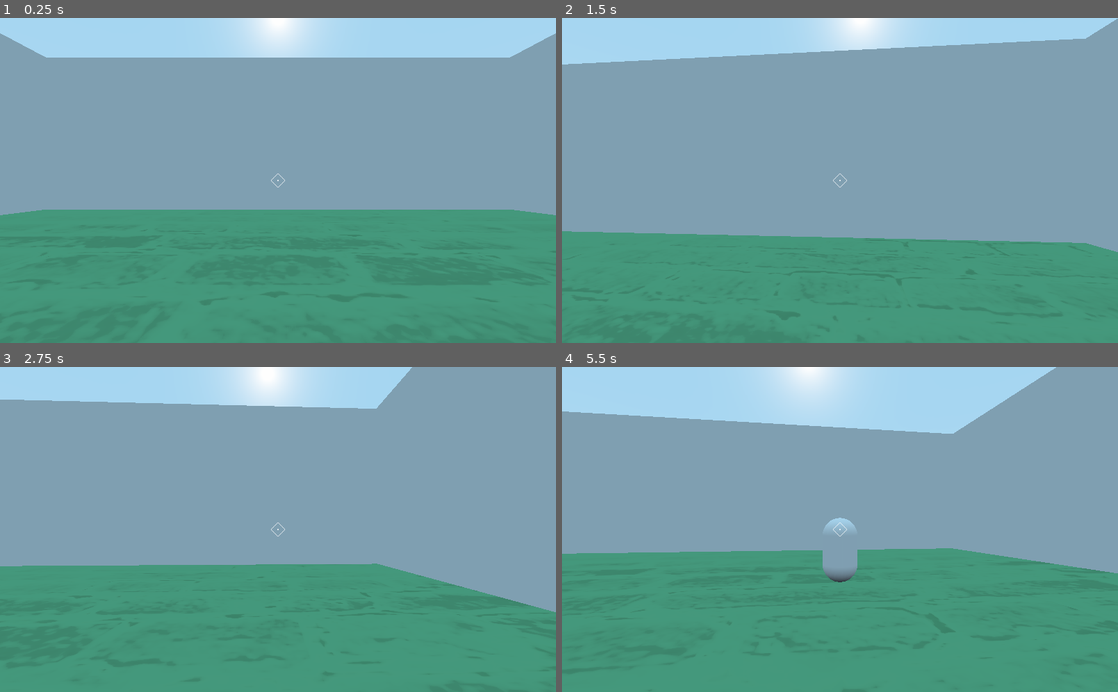
Above: before the commit, frames 1-4 (two rows, left to right).
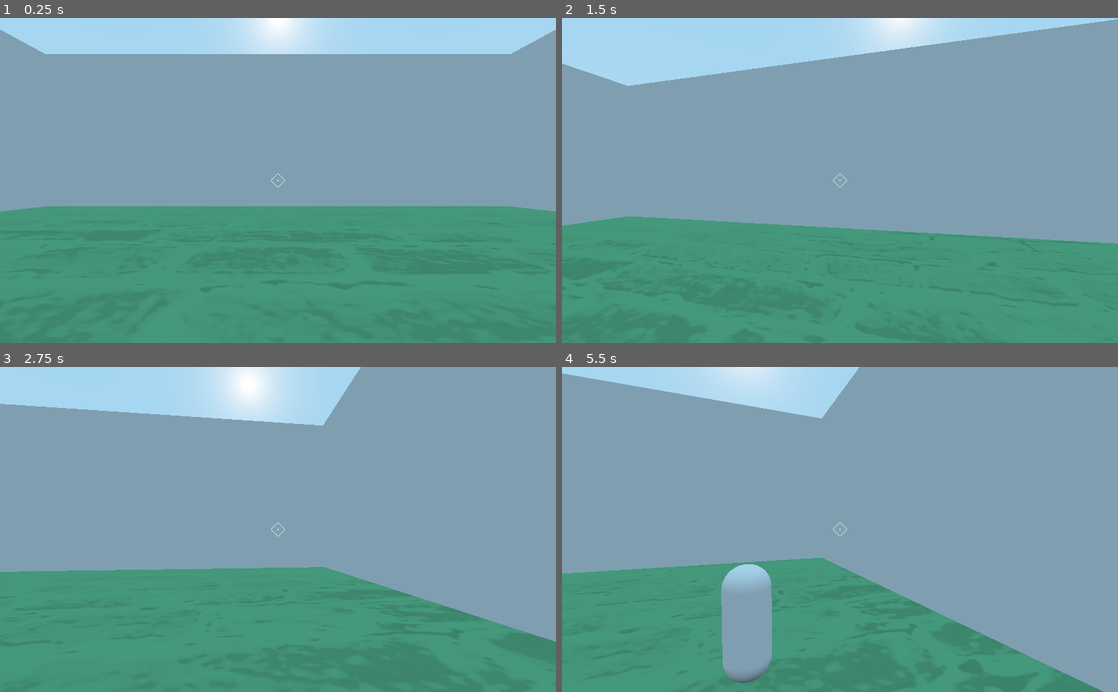
Above: after the commit, the same moments.

Repository: singerbj/godot_game
Game: Godot game, scene res://Scenes/World.tscn
Two runs of this game, one before a commit and one after it. Both use one fixed random seed, a clock stepped at 60 frames per second and the inputs below.
Inputs (mouse positions are in pixels of both pictures, inside the frame that each line leads up to):
- Up to frame 1 (0.25 s): no input
- Up to frame 2 (1.5 s): tap Enter at 0.5 s; move the mouse to (867, 180) at 0.52 s; hold D (move_right) 0.53-1.28 s; hold W (move_foward) 0.53-1.28 s; tap Space (jump) at 0.77, 1.07 s; tap Shift at 0.8, 1.35 s; move the mouse to (812, 180) at 1.27 s; hold S (move_backward) from 1.28 s (still down)
- Up to frame 3 (2.75 s): tap Space (jump) at 1.52, 1.55, 1.82, 2.1 s; move the mouse to (289, 523) at 2.02 s; release S (move_backward) at 2.03 s; hold D (move_right) from 2.03 s (still down); hold W (move_foward) from 2.03 s (still down)
- Up to frame 4 (5.5 s): move the mouse to (834, 536) at 2.77 s; release W (move_foward) at 2.78 s; tap W (move_foward) at 2.85, 4.55 s; tap Space (jump) at 3.02, 3.32, 3.77, 3.8, 4.07, 4.52, 4.82 s; tap Shift at 3.05, 4.35, 5.3 s; move the mouse to (878, 532) at 3.52 s; release D (move_right) at 3.53 s; hold A (move_left) 3.53-5.03 s; tap V (toggle_camera) at 3.6 s; tap Escape (ui_cancel) at 4.15 s; move the mouse to (673, 480) at 4.27 s; move the mouse to (867, 529) at 5.02 s; hold S (move_backward) from 5.03 s (still down); hold W (move_foward) from 5.03 s (still down)

The runs differ from the first frame. In frame 1, 2.1% of the frame differs, in the area x 0-100%, y 3-61%; in frame 2, 7.1%; in frame 3, 7.6%; in frame 4, 27%, in the area x 0-100%, y 0-100%.

Commit message:
cameras now work for first and third person

Diff:
--- a/Player/Camera.gd
+++ b/Player/Camera.gd
@@ -1,18 +1,46 @@
 extends Camera
 
 enum { FIRST_PERSON, THIRD_PERSON }
+enum { RIGHT_SHOULDER, LEFT_SHOULDER }
 var camera_view = FIRST_PERSON
+var shoulder = RIGHT_SHOULDER
+var camera_x_rotation = 0
+
+var yaw = 0.0
+var pitch = 0.0
+var origin : Vector3 = Vector3()
+var dist : float = 4.0
 
 onready var screen_size_x = get_viewport().size.x
 onready var screen_size_y = get_viewport().size.y
+onready var game = get_node("/root/Game")
 onready var crosshair = $Crosshair
-onready var camera = self
+onready var camera_tween = Tween.new()
+
+
+func _ready():
+	camera_tween = Tween.new()
+	add_child(camera_tween)
+
+#func _input(event):
+#	if event is InputEventMouseMotion and !game.menu_opened:
+#		if camera_view == FIRST_PERSON:
+#			var x_delta = event.relative.y * game.mouse_sensitivity
+#			if (camera_x_rotation + x_delta) > -90 and (camera_x_rotation + x_delta) < 90:
+#				camera.rotate_x(deg2rad(-x_delta))
+#				camera_x_rotation += x_delta
+#
+#		if camera_view == THIRD_PERSON:
+
 
 func _process(delta):
 	if Input.is_action_just_pressed("toggle_camera"):
 		toggle_camera_view()
-
-	set_camera_location()
+	if Input.is_action_just_pressed("shoulder_right"):
+		set_shoulder(RIGHT_SHOULDER)
+	if Input.is_action_just_pressed("shoulder_left"):
+		set_shoulder(LEFT_SHOULDER)
+	set_camera_location(delta)
 
 func set_crosshair_location():
 	screen_size_x = get_viewport().size.x
@@ -34,8 +62,22 @@
 	else:
 		camera_view = FIRST_PERSON
 
-func set_camera_location():
+func set_shoulder(new_shoulder):
+	shoulder = new_shoulder
+
+func set_camera_location(delta):
+	var new_camera_location = Vector3(self.transform.origin.x, self.transform.origin.y, self.transform.origin.z)
 	if camera_view == FIRST_PERSON:
-		camera.transform.origin.z = 0
+		new_camera_location.x = 0
+		new_camera_location.y = 0
+		new_camera_location.z = 0
 	elif camera_view == THIRD_PERSON:
-		camera.transform.origin.z = 10
+		if shoulder == RIGHT_SHOULDER:
+			new_camera_location.x = 2
+		elif shoulder == LEFT_SHOULDER:
+			new_camera_location.x = -2
+		new_camera_location.y = 1
+		new_camera_location.z = 5
+	if self.transform.origin != new_camera_location:
+		camera_tween.interpolate_property(self, "translation", self.transform.origin, new_camera_location, 0.1, Tween.TRANS_LINEAR, Tween.EASE_IN_OUT)
+		camera_tween.start()
--- /dev/null
+++ b/Player/Head.gd
@@ -0,0 +1,31 @@
+extends Spatial
+
+var MAX_ROTATION = 1.4
+var rot_x = 0
+var rot_y = 0
+var x_delta
+var y_delta
+
+onready var game = get_node("/root/Game")
+
+func _input(event):
+	if event is InputEventMouseMotion and !game.menu_opened:
+		# reset rotation
+		self.transform.basis = Basis()
+
+		# calculate deltas
+		x_delta = event.relative.y * game.mouse_sensitivity
+		y_delta = event.relative.x * game.mouse_sensitivity
+
+		# first rotate in Y
+		rot_x += y_delta
+		rotate_object_local(Vector3(0, -1, 0), rot_x)
+
+		# then rotate in X
+		if (rot_y + x_delta) < -MAX_ROTATION:
+			rot_y = -MAX_ROTATION
+		elif (rot_y + x_delta) > MAX_ROTATION:
+			rot_y = MAX_ROTATION
+		else:
+			rot_y += x_delta
+		rotate_object_local(Vector3(-1, 0, 0), rot_y)
--- a/Player/Player.gd
+++ b/Player/Player.gd
@@ -4,39 +4,26 @@
 export var acceleration = 5
 export var gravity = 0.98
 export var jump_power = 40
-export var mouse_sensitivity = 0.1
 
 onready var game = get_node("/root/Game")
 onready var head = $Head
 onready var camera = $Head/Camera
 
 var velocity = Vector3()
-var camera_x_rotation = 0
-
-#func _ready():
-
-func _input(event):
-	if event is InputEventMouseMotion:
-		if !game.menu_opened:
-			head.rotate_y(deg2rad(-event.relative.x * mouse_sensitivity))
-
-			var x_delta = event.relative.y * mouse_sensitivity
-			if (camera_x_rotation + x_delta) > -90 and (camera_x_rotation + x_delta) < 90:
-				camera.rotate_x(deg2rad(-x_delta))
-				camera_x_rotation += x_delta
 
 func _physics_process(delta):
 	var head_basis = head.get_global_transform().basis
 
 	var direction = Vector3()
-	if Input.is_action_pressed("move_foward"):
-		direction -= head_basis.z
-	if Input.is_action_pressed("move_backward"):
-		direction += head_basis.z
-	if Input.is_action_pressed("move_left"):
-		direction -= head_basis.x
-	if Input.is_action_pressed("move_right"):
-		direction += head_basis.x
+	if !game.menu_opened:
+		if Input.is_action_pressed("move_foward"):
+			direction -= head_basis.z
+		if Input.is_action_pressed("move_backward"):
+			direction += head_basis.z
+		if Input.is_action_pressed("move_left"):
+			direction -= head_basis.x
+		if Input.is_action_pressed("move_right"):
+			direction += head_basis.x
 
 	direction = direction.normalized()
 
@@ -44,6 +31,7 @@
 	velocity.y -= gravity
 
 	if Input.is_action_just_pressed("jump") and is_on_floor():
-		velocity.y += jump_power
+		if !game.menu_opened:
+			velocity.y += jump_power
 
 	velocity = move_and_slide(velocity, Vector3.UP)
--- a/Player/Player.tscn
+++ b/Player/Player.tscn
@@ -1,24 +1,27 @@
-[gd_scene load_steps=6 format=2]
+[gd_scene load_steps=7 format=2]
 
 [ext_resource path="res://Player/Player.gd" type="Script" id=1]
 [ext_resource path="res://Player/Camera.gd" type="Script" id=2]
 [ext_resource path="res://assets/images/crosshair.png" type="Texture" id=3]
+[ext_resource path="res://Player/Head.gd" type="Script" id=4]
 
 [sub_resource type="CapsuleShape" id=1]
-radius = 0.75
+radius = 0.5
 height = 1.25
 
 [sub_resource type="CapsuleMesh" id=2]
-radius = 0.75
-mid_height = 1.25
+radius = 0.5
+mid_height = 1.5
 
 [node name="Player" type="KinematicBody"]
 script = ExtResource( 1 )
 
 [node name="Head" type="Spatial" parent="."]
 transform = Transform( 1, 0, 0, 0, 1, 0, 0, 0, 1, 0, 0.999669, 0 )
+script = ExtResource( 4 )
 
 [node name="Camera" type="Camera" parent="Head"]
+transform = Transform( 1, 0, 0, 0, 1, 0, 0, 0, 1, 0.00321913, -1.19209e-07, -0.000532627 )
 script = ExtResource( 2 )
 
 [node name="Crosshair" type="TextureRect" parent="Head/Camera"]
--- a/Scenes/Game.gd
+++ b/Scenes/Game.gd
@@ -4,6 +4,7 @@
 onready var screen_size_y = get_viewport().size.y
 
 export var menu_opened = false
+export var mouse_sensitivity = 0.005
 
 onready var camera = $Player/Head/Camera
 
@@ -12,7 +13,10 @@
 
 func _process(delta):
 	if Input.is_action_just_pressed("ui_cancel"):
-		toggle_menu_opened()
+		if Input.is_key_pressed(KEY_SHIFT):
+			get_tree().quit()
+		else:
+			toggle_menu_opened()
 	camera.set_allow_movement(menu_opened)
 	camera.set_crosshair_location()
 
--- a/Scenes/World.tscn
+++ b/Scenes/World.tscn
@@ -6,37 +6,37 @@
 
 [sub_resource type="CubeMesh" id=1]
 
-[sub_resource type="SpatialMaterial" id=11]
+[sub_resource type="SpatialMaterial" id=2]
 albedo_color = Color( 0.423529, 0.72549, 0.521569, 1 )
 normal_enabled = true
 normal_scale = 0.66
 normal_texture = ExtResource( 2 )
 
-[sub_resource type="ConcavePolygonShape" id=2]
+[sub_resource type="ConcavePolygonShape" id=3]
 data = PoolVector3Array( -1, 1, 1, 1, 1, 1, -1, -1, 1, 1, 1, 1, 1, -1, 1, -1, -1, 1, 1, 1, -1, -1, 1, -1, 1, -1, -1, -1 …(284 unchanged characters)…
 
-[sub_resource type="CubeMesh" id=3]
+[sub_resource type="CubeMesh" id=4]
+size = Vector3( 2, 20, 40 )
+
+[sub_resource type="ConcavePolygonShape" id=5]
+data = PoolVector3Array( -1, 10, 20, 1, 10, 20, -1, -10, 20, 1, 10, 20, 1, -10, 20, -1, -10, 20, 1, 10, -20, -1, 10, -20, 1, -10, -20, -1, 10, -20, -1, -10, -20, 1, -10, -20, 1, 10, 20, 1, 10, -20, 1, -10, 20, 1, 10, -20, 1, -10, -20, 1, -10, 20, -1, 10, -20, -1, 10, 20, -1, -10, -20, -1, 10, 20, -1, -10, 20, -1, -10, -20, 1, 10, 20, -1, 10, 20, 1, 10, -20, -1, 10, 20, -1, 10, -20, 1, 10, -20, -1, -10, 20, 1, -10, 20, -1, -10, -20, 1, -10, 20, 1, -10, -20, -1, -10, -20 )
+
+[sub_resource type="CubeMesh" id=6]
 size = Vector3( 2, 20, 40 )
 
 [sub_resource type="ConcavePolygonShape" id=7]
 data = PoolVector3Array( -1, 10, 20, 1, 10, 20, -1, -10, 20, 1, 10, 20, 1, -10, 20, -1, -10, 20, 1, 10, -20, -1, 10, -2 …(356 unchanged characters)…
 
-[sub_resource type="CubeMesh" id=4]
-size = Vector3( 2, 20, 40 )
-
-[sub_resource type="ConcavePolygonShape" id=8]
-data = PoolVector3Array( -1, 10, 20, 1, 10, 20, -1, -10, 20, 1, 10, 20, 1, -10, 20, -1, -10, 20, 1, 10, -20, -1, 10, -20, 1, -10, -20, -1, 10, -20, -1, -10, -20, 1, -10, -20, 1, 10, 20, 1, 10, -20, 1, -10, 20, 1, 10, -20, 1, -10, -20, 1, -10, 20, -1, 10, -20, -1, 10, 20, -1, -10, -20, -1, 10, 20, -1, -10, 20, -1, -10, -20, 1, 10, 20, -1, 10, 20, 1, 10, -20, -1, 10, 20, -1, 10, -20, 1, 10, -20, -1, -10, 20, 1, -10, 20, -1, -10, -20, 1, -10, 20, 1, -10, -20, -1, -10, -20 )
-
-[sub_resource type="CubeMesh" id=5]
+[sub_resource type="CubeMesh" id=8]
 size = Vector3( 40, 20, 2 )
 
 [sub_resource type="ConcavePolygonShape" id=9]
 data = PoolVector3Array( -20, 10, 1, 20, 10, 1, -20, -10, 1, 20, 10, 1, 20, -10, 1, -20, -10, 1, 20, 10, -1, -20, 10, - …(356 unchanged characters)…
 
-[sub_resource type="CubeMesh" id=6]
+[sub_resource type="CubeMesh" id=10]
 size = Vector3( 40, 20, 2 )
 
-[sub_resource type="ConcavePolygonShape" id=10]
+[sub_resource type="ConcavePolygonShape" id=11]
 data = PoolVector3Array( -20, 10, 1, 20, 10, 1, -20, -10, 1, 20, 10, 1, 20, -10, 1, -20, -10, 1, 20, 10, -1, -20, 10, - …(356 unchanged characters)…
 
 [node name="Game" type="Spatial"]
--- a/project.godot
+++ b/project.godot
@@ -51,6 +51,16 @@
 "events": [ Object(InputEventKey,"resource_local_to_scene":false,"resource_name":"","device":0,"alt":false,"shift":false,"control":false,"meta":false,"command":false,"pressed":false,"scancode":86,"unicode":0,"echo":false,"script":null)
  ]
 }
+shoulder_right={
+"deadzone": 0.5,
+"events": [ Object(InputEventKey,"resource_local_to_scene":false,"resource_name":"","device":0,"alt":false,"shift":false,"control":false,"meta":false,"command":false,"pressed":false,"scancode":69,"unicode":0,"echo":false,"script":null)
+ ]
+}
+shoulder_left={
+"deadzone": 0.5,
+"events": [ Object(InputEventKey,"resource_local_to_scene":false,"resource_name":"","device":0,"alt":false,"shift":false,"control":false,"meta":false,"command":false,"pressed":false,"scancode":81,"unicode":0,"echo":false,"script":null)
+ ]
+}
 
 [rendering]
 
Not shown: 2 places in Scenes/World.tscn that only renumber resources
